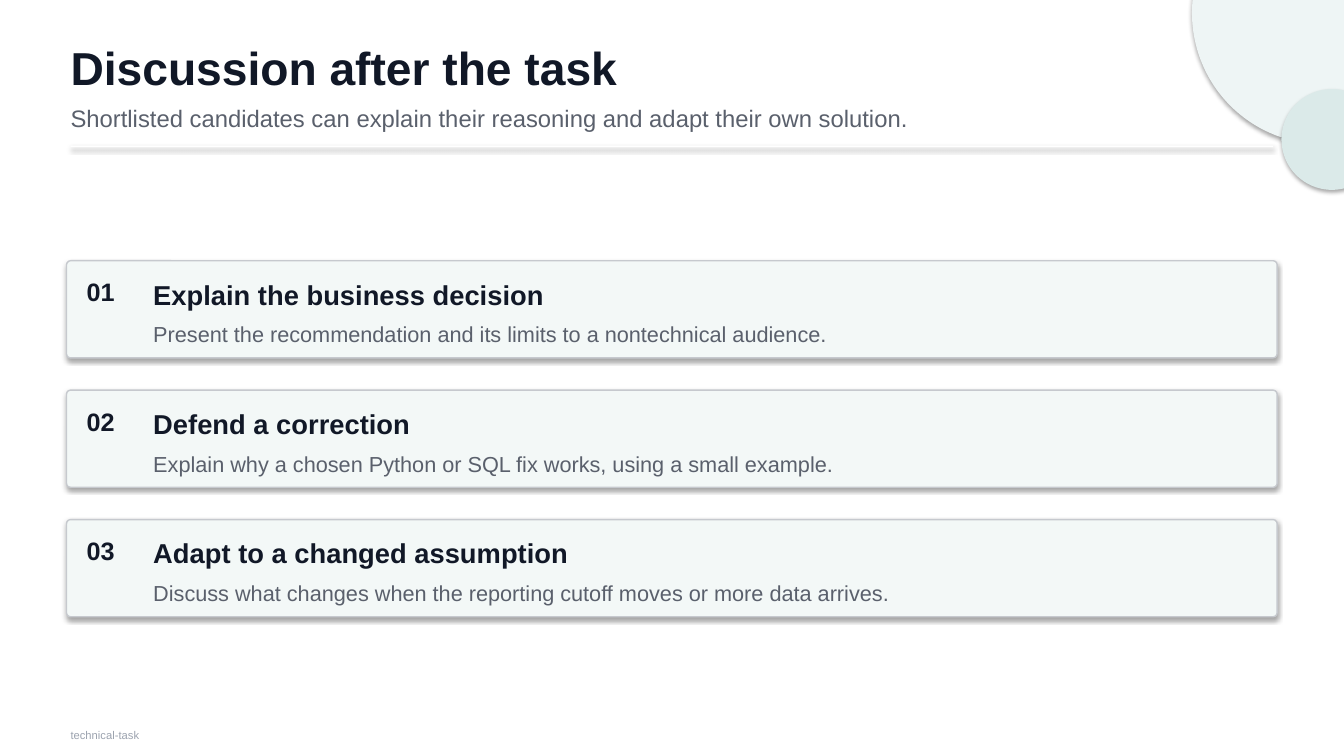
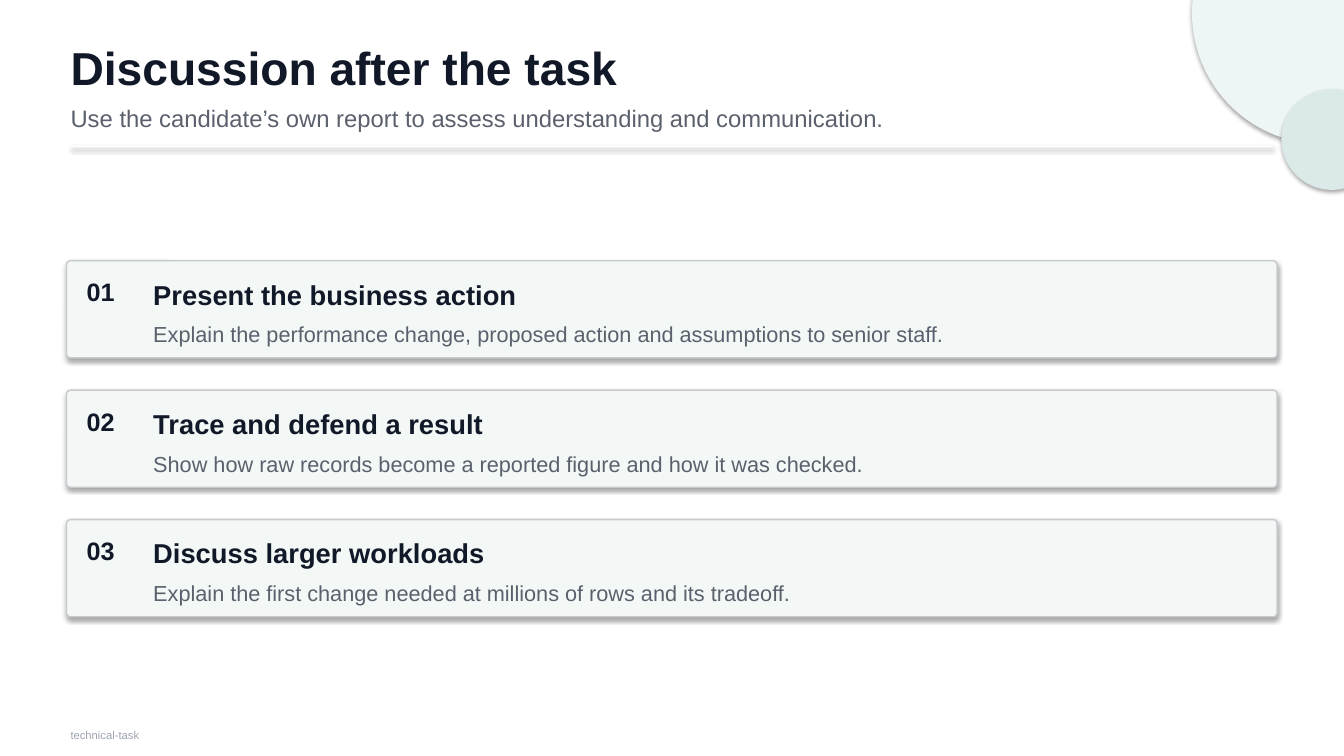
Before and after one commit to Jasonada13/ai-solutions-intern-task, a slide deck: slide 6 of docs/technical-task.pptx. Drawn at 1344x756 pixels with LibreOffice and Linux fonts; fonts in the diff are those of the drawing. Boxes give left, top, right and bottom in pixels: in the first picture for what was removed or moved away, otherwise in the second. Text is boxed around its words. In the diff, an @@ line names an element or a change of style, - is before the commit and + after.

Commit message:
Make the technical task a reproducible performance investigation

```diff
--- a/docs/technical-task.pptx
+++ b/docs/technical-task.pptx
@@ text at (71,109,883,132): text changed @@
-Shortlisted candidates can explain their reasoning and adapt their own solution.
+Use the candidate’s own report to assess understanding and communication.
@@ text at (153,285,516,306): text changed @@
-Explain the business decision
+Present the business action
@@ text at (153,326,943,347): text changed @@
-Present the recommendation and its limits to a nontechnical audience.
+Explain the performance change, proposed action and assumptions to senior staff.
@@ text at (153,414,482,435): text changed @@
-Defend a correction
+Trace and defend a result
@@ text at (153,456,863,477): text changed @@
-Explain why a chosen Python or SQL fix works, using a small example.
+Show how raw records become a reported figure and how it was checked.
@@ text at (153,543,484,568): text changed @@
-Adapt to a changed assumption
+Discuss larger workloads
@@ text at (153,585,790,606): text changed @@
-Discuss what changes when the reporting cutoff moves or more data arrives.
+Explain the first change needed at millions of rows and its tradeoff.
```
Also in this commit, not shown: 4 other slides changed, 1 slide added, 1 slide removed, 17 other files.
